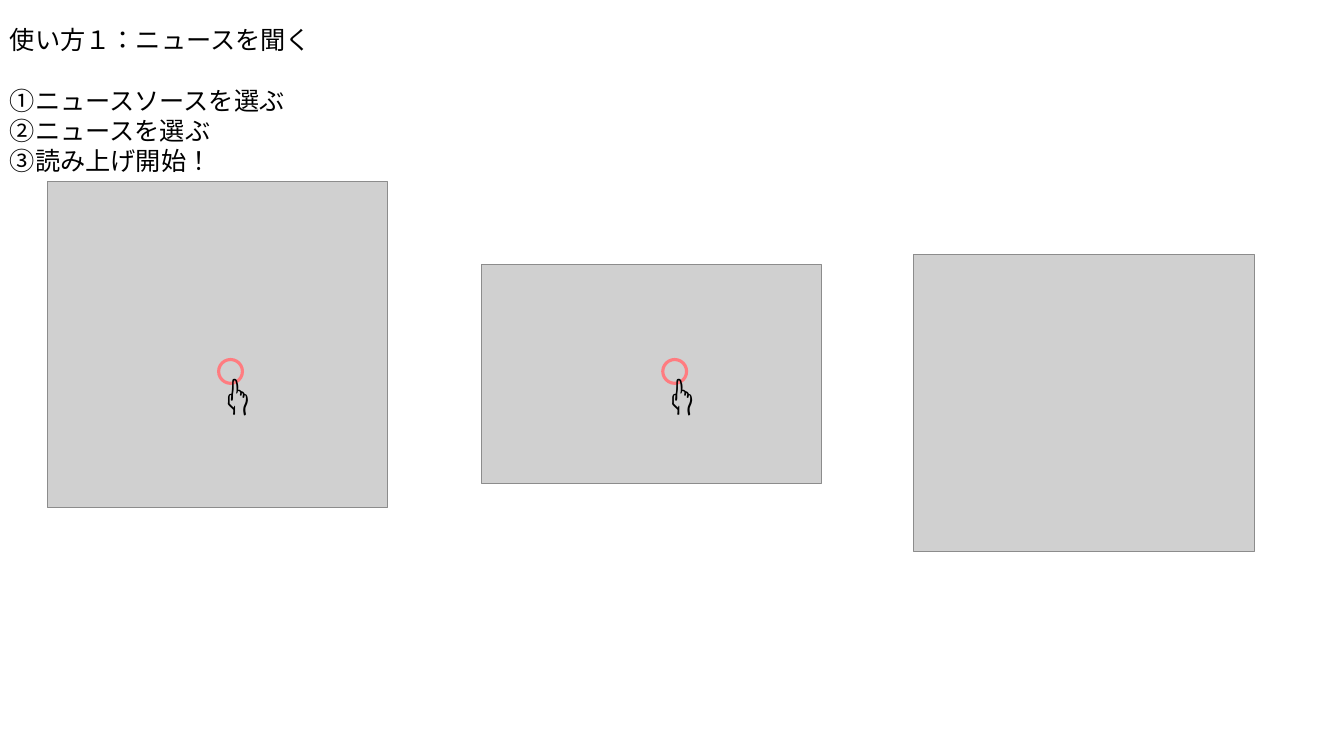
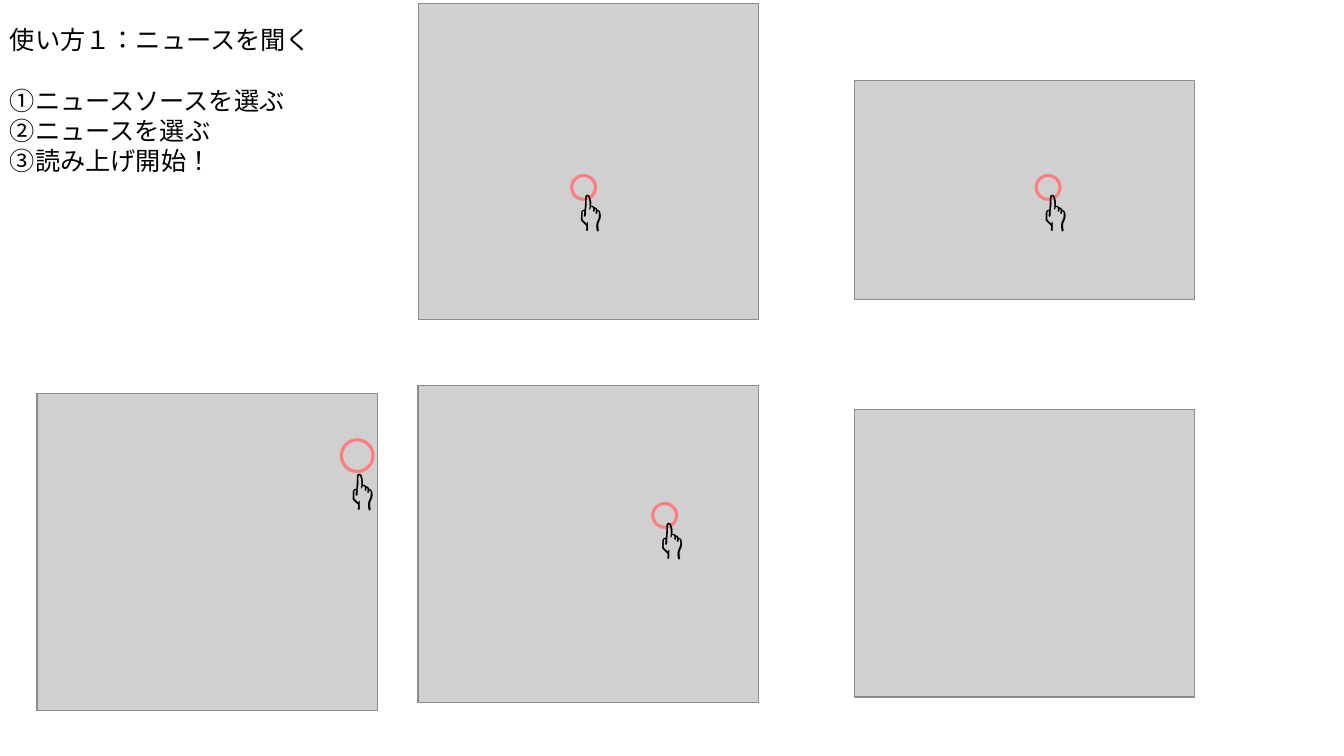
Before and after one commit to itoshin-tech/web_reader, a slide deck: slide 1 of docs/image/図の編集.pptx. Drawn at 1344x756 pixels with LibreOffice and Linux fonts; fonts in the diff are those of the drawing; grey boxes stand for pictures. Boxes give left, top, right and bottom in pixels: in the first picture for what was removed or moved away, otherwise in the second. Text is boxed around its words. In the diff, an @@ line names an element or a change of style, - is before the commit and + after.

```diff
--- a/docs/image/図の編集.pptx
+++ b/docs/image/図の編集.pptx
@@ picture added at [418,3,759,320] @@
@@ text "👉": place and size @@
-text "👉" at [206,352,264,427]
+text "👉" at [560,169,618,243]
@@ ellipse: place and size @@
-ellipse at [219,360,243,384]
+ellipse at [572,175,596,200]
@@ 1 picture, 1 ellipse, 1 text: place and size @@
-1 picture, 1 ellipse, 1 text at [481,265,822,484]
+1 picture, 1 ellipse, 1 text at [855,81,1196,299]
@@ picture removed at [47,181,388,508] @@
@@ picture removed at [914,255,1255,552] @@
@@ picture added at [418,386,759,703] @@
@@ picture added at [37,394,378,711] @@
@@ picture added at [855,409,1196,697] @@
@@ text added at [331,448,389,523], 28 pt, text #000000 @@
+👉
@@ ellipse added at [342,440,373,471], outline #FF7C80 2.25 pt @@
@@ text added at [641,497,698,571], 28 pt, text #000000 @@
+👉
@@ ellipse added at [653,503,678,527], outline #FF7C80 2.25 pt @@
```
Also in this commit, not shown: 1 other slide changed, 1 slide added, 34 other files.
